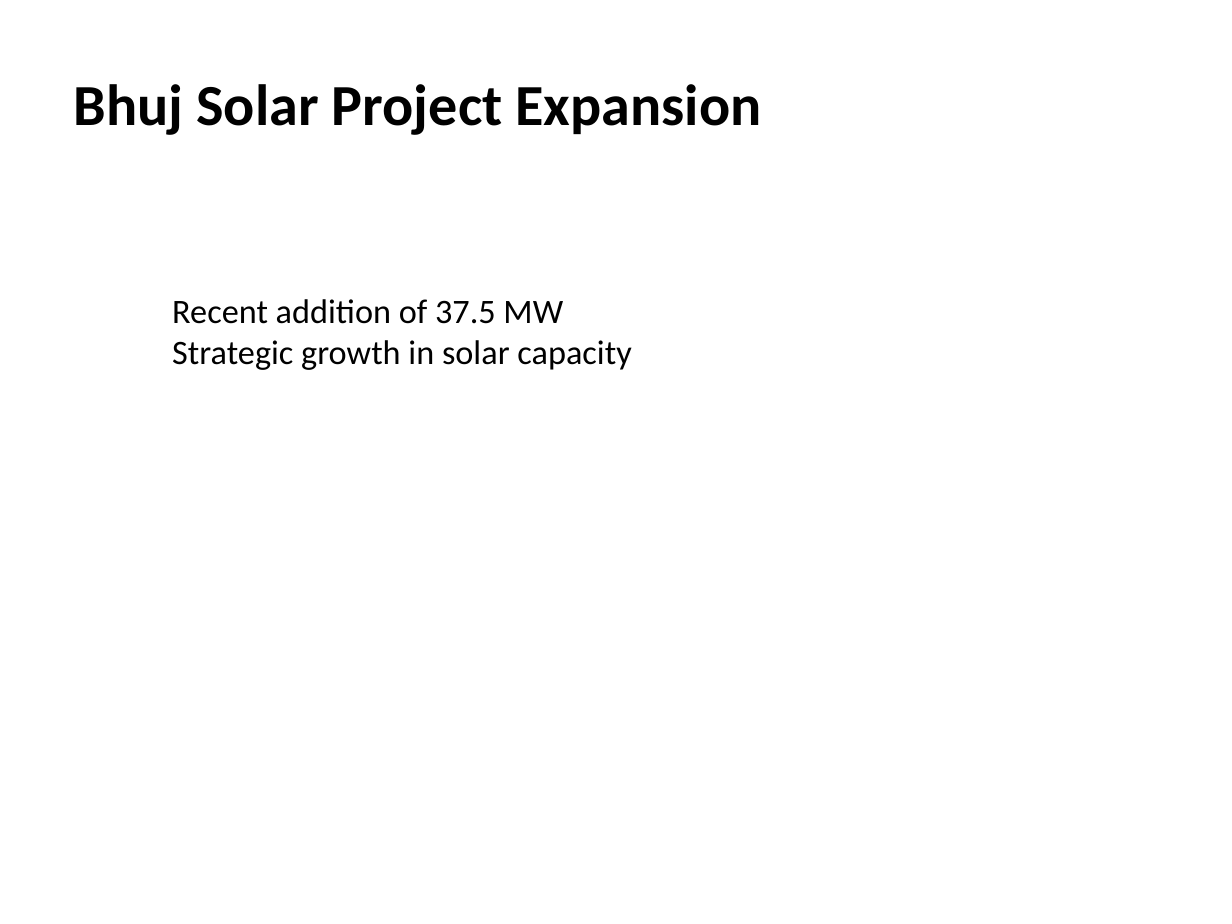
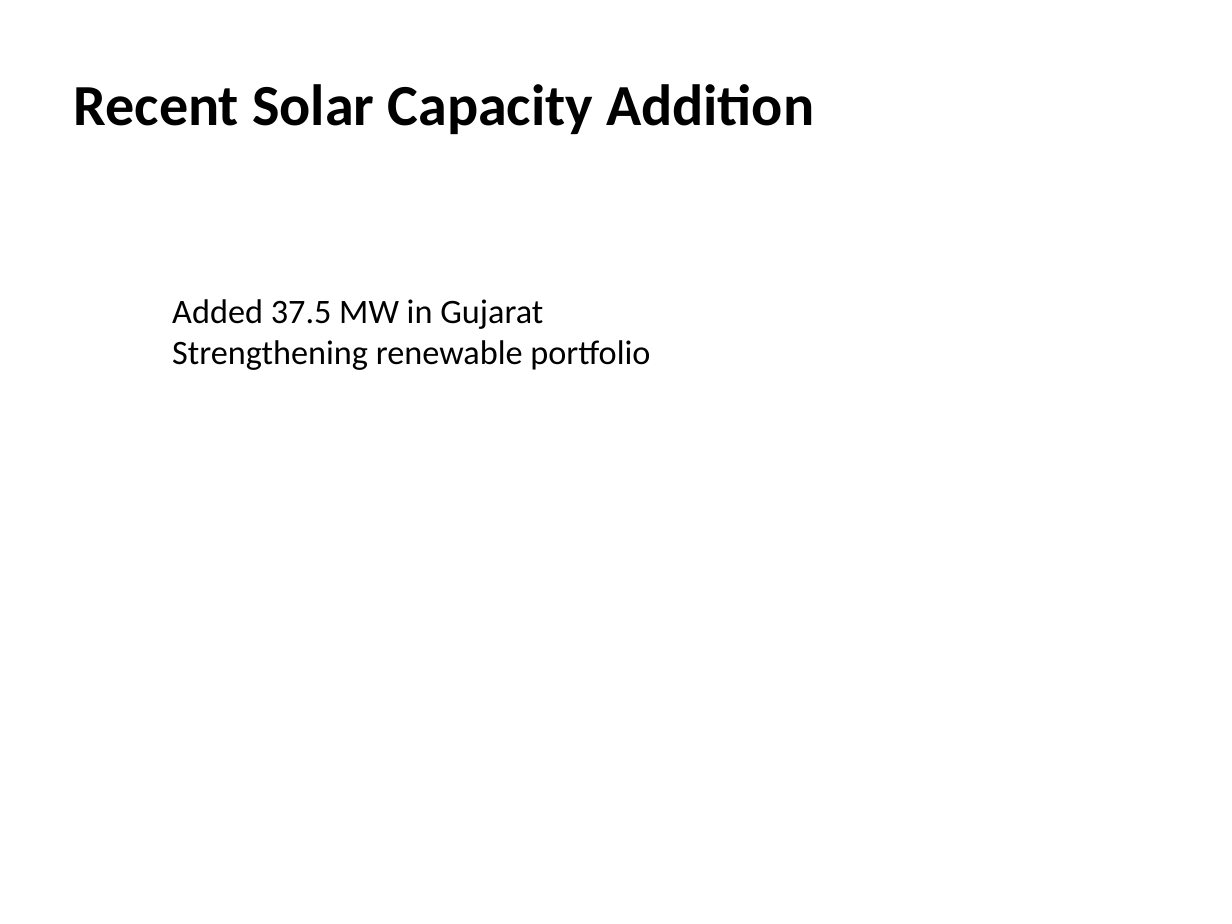
Before and after one commit to gauravsiemens1988/Linkedin-AI-Agent_Personal, a slide deck: slide 2 of drafts/linkedin_carousel.pptx. Drawn at 1232x924 pixels with LibreOffice and Linux fonts; fonts in the diff are those of the drawing; background and template pictures are left out. Boxes give left, top, right and bottom in pixels: in the first picture for what was removed or moved away, otherwise in the second. Text is boxed around its words. In the diff, an @@ line names an element or a change of style, - is before the commit and + after.

```diff
--- a/drafts/linkedin_carousel.pptx
+++ b/drafts/linkedin_carousel.pptx
@@ text at (74, 84, 814, 134): text changed @@
-Bhuj Solar Project Expansion
+Recent Solar Capacity Addition
@@ text at (172, 299, 650, 370): text changed @@
-  Recent addition of 37.5 MW
-  Strategic growth in solar capacity
+  Added 37.5 MW in Gujarat
+  Strengthening renewable portfolio
```
Also in this commit, not shown: 5 other slides changed, 1 other file.
